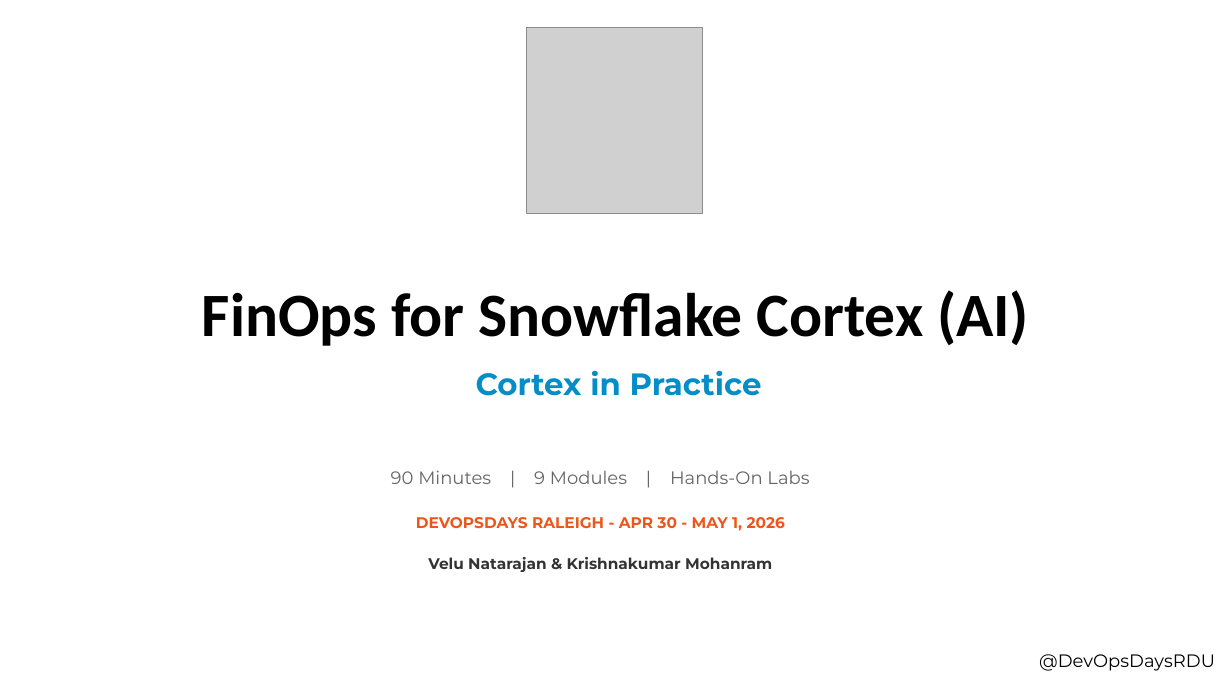
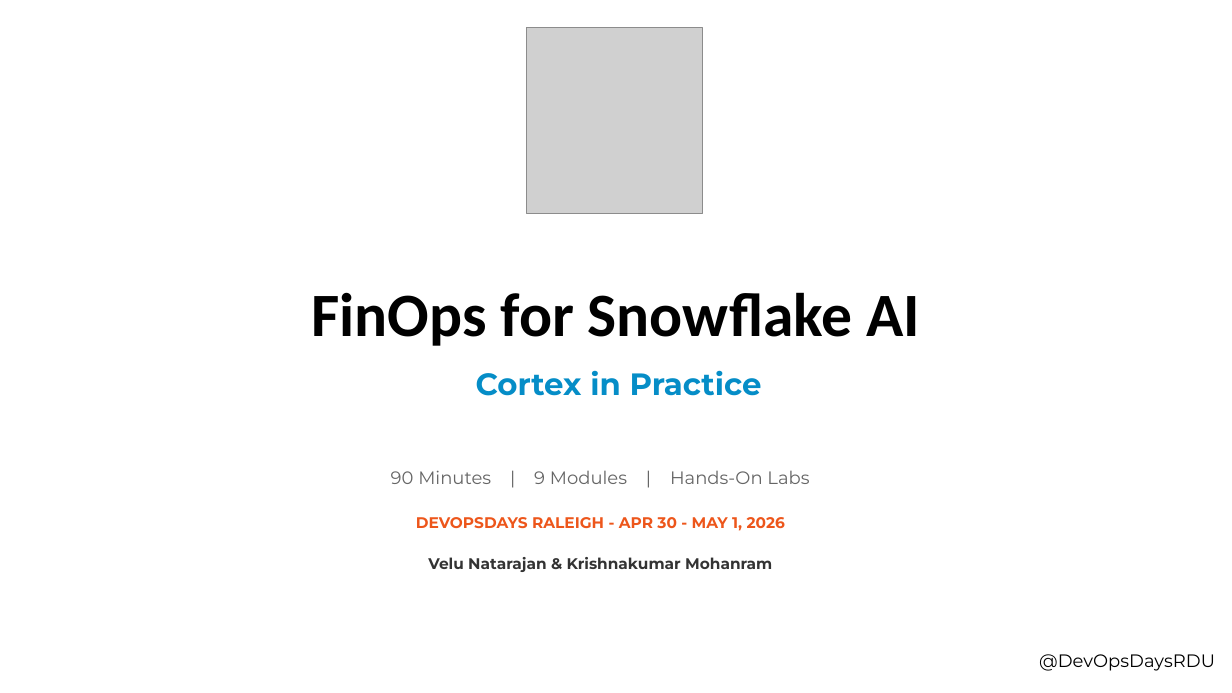
Before and after one commit to velunatsf/finops-for-snowflake-cortex-ai-training, a slide deck: slide 1 of presentation/Snowflake AI for FinOps—Devopsdays-05012026.pptx. Drawn at 1232x693 pixels with LibreOffice and Linux fonts; fonts in the diff are those of the drawing; grey boxes stand for pictures; background and template pictures are left out. Boxes give left, top, right and bottom in pixels: in the first picture for what was removed or moved away, otherwise in the second. Text is boxed around its words. In the diff, an @@ line names an element or a change of style, - is before the commit and + after.

```diff
--- a/presentation/Snowflake AI for FinOps—Devopsdays-05012026.pptx
+++ b/presentation/Snowflake AI for FinOps—Devopsdays-05012026.pptx
@@ title at (x1=311, y1=292, x2=920, y2=346): text changed @@
-FinOps for Snowflake Cortex (AI)
+FinOps for Snowflake AI
```
Also in this commit, not shown: 1 slide added, 1 other file.
